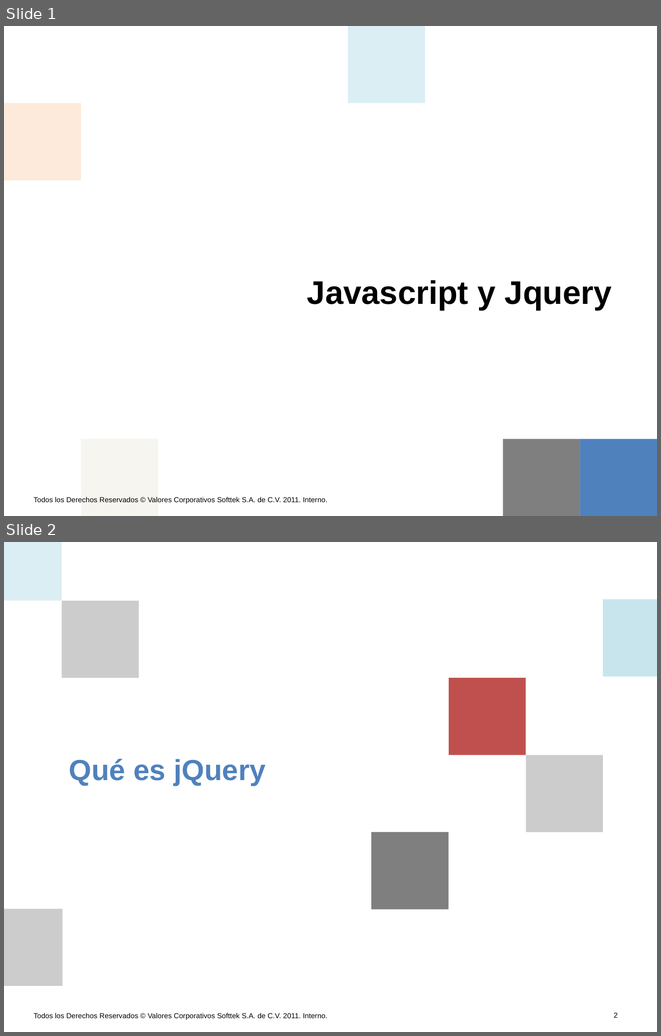
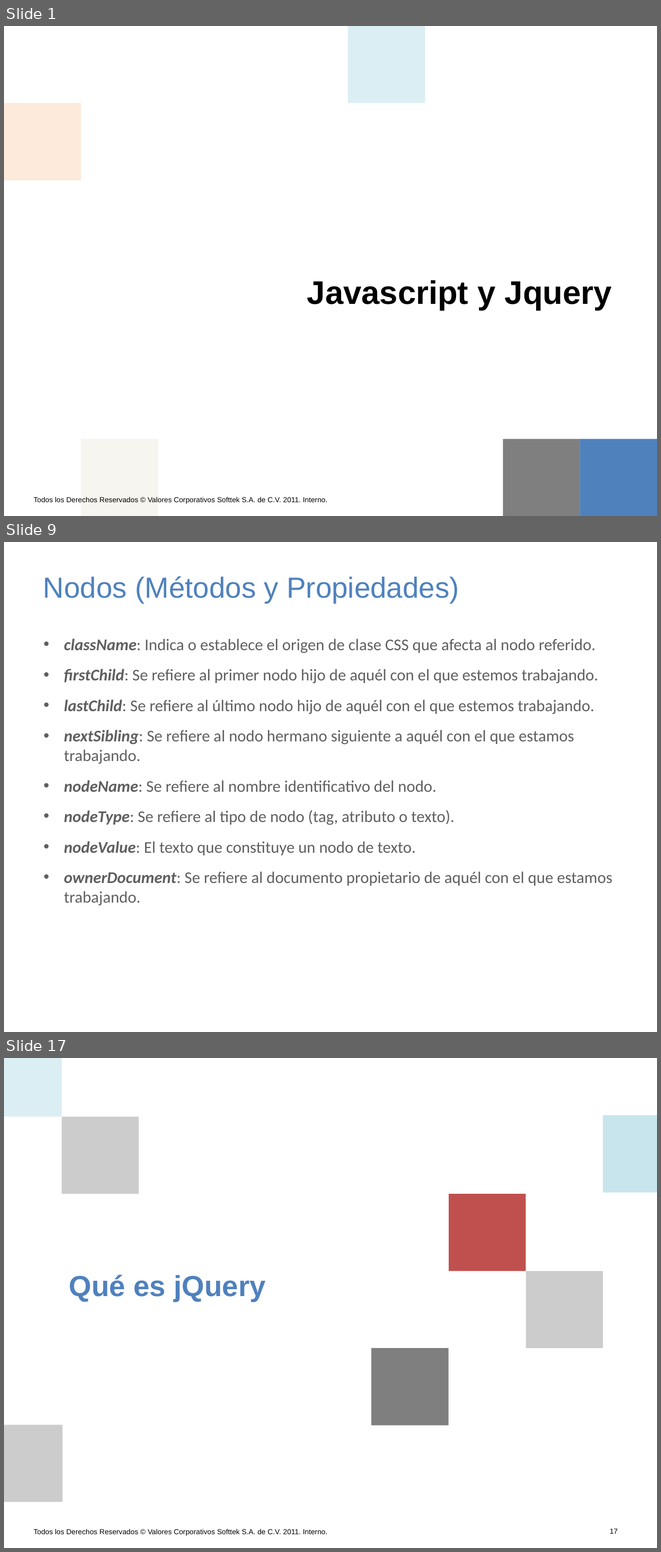
Before and after one commit to AlanNoboa/STKJavascriptJquery, a slide deck: Javascript y JQuery.pptx. Shown one above the other, each under a label of ours: slides 1 and 2 before the commit, slides 1, 9 and 17 after it; the slides between them are not shown. The pictures are 661x1036 and 661x1552 pixels, drawn with LibreOffice and Linux fonts; fonts in the diff are those of the drawing; background and template pictures are left out. Boxes give left, top, right and bottom in pixels: in the first picture for what was removed or moved away, otherwise in the second. Text is boxed around its words. In the diff, an @@ line names an element or a change of style, - is before the commit and + after.

```diff
--- a/Javascript y JQuery.pptx
+++ b/Javascript y JQuery.pptx
@@ slide 9 added at bbox=[4, 542, 657, 1032], background #FFFFFF @@
@@ title added at bbox=[43, 576, 459, 602], 32 pt, text #4F81BD @@
+Nodos (Métodos y Propiedades)
@@ text added at bbox=[64, 638, 612, 906], 18 pt, text #5F5F5F @@
+• className: Indica o establece el origen de clase CSS que afecta al nodo referido.
+• firstChild: Se refiere al primer nodo hijo de aquél con el que estemos trabajando.
+• lastChild: Se refiere al último nodo hijo de aquél con el que estemos trabajando.
+• nextSibling: Se refiere al nodo hermano siguiente a aquél con el que estamos trabajando.
+• nodeName: Se refiere al nombre identificativo del nodo.
+• nodeType: Se refiere al tipo de nodo (tag, atributo o texto).
+• nodeValue: El texto que constituye un nodo de texto.
+• ownerDocument: Se refiere al documento propietario de aquél con el que estamos trabajando.
@@ what was slide 2 is now slide 17 @@
@@ page number at bbox=[610, 1528, 618, 1533]: text changed @@
-2
+17
```
Also in this commit, not shown: 14 other slides added.
